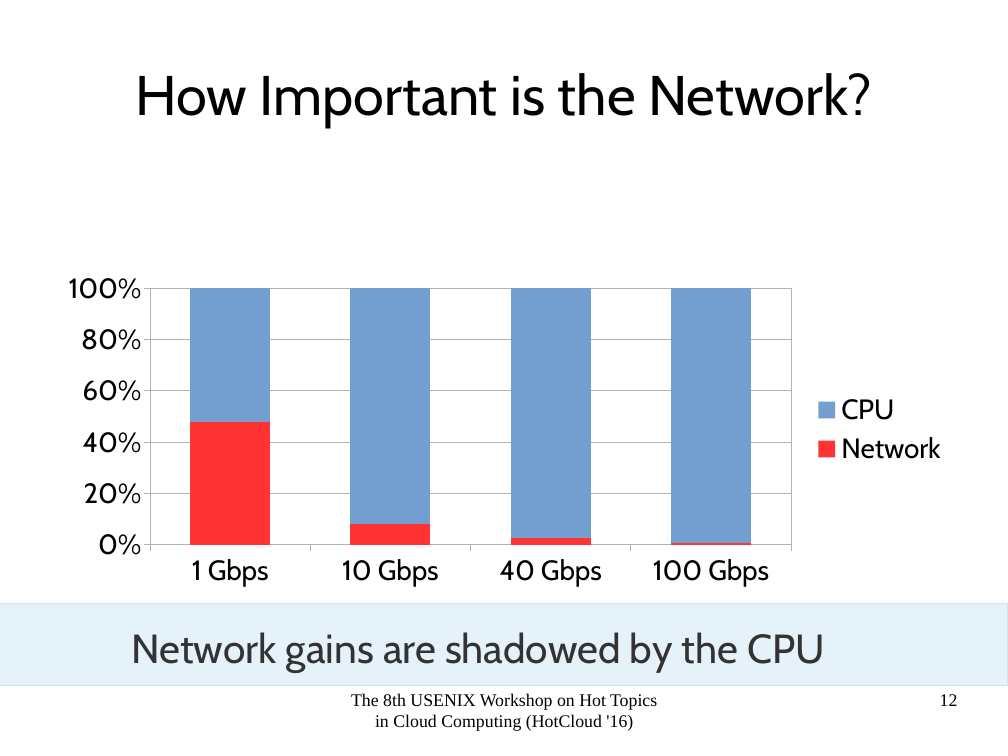
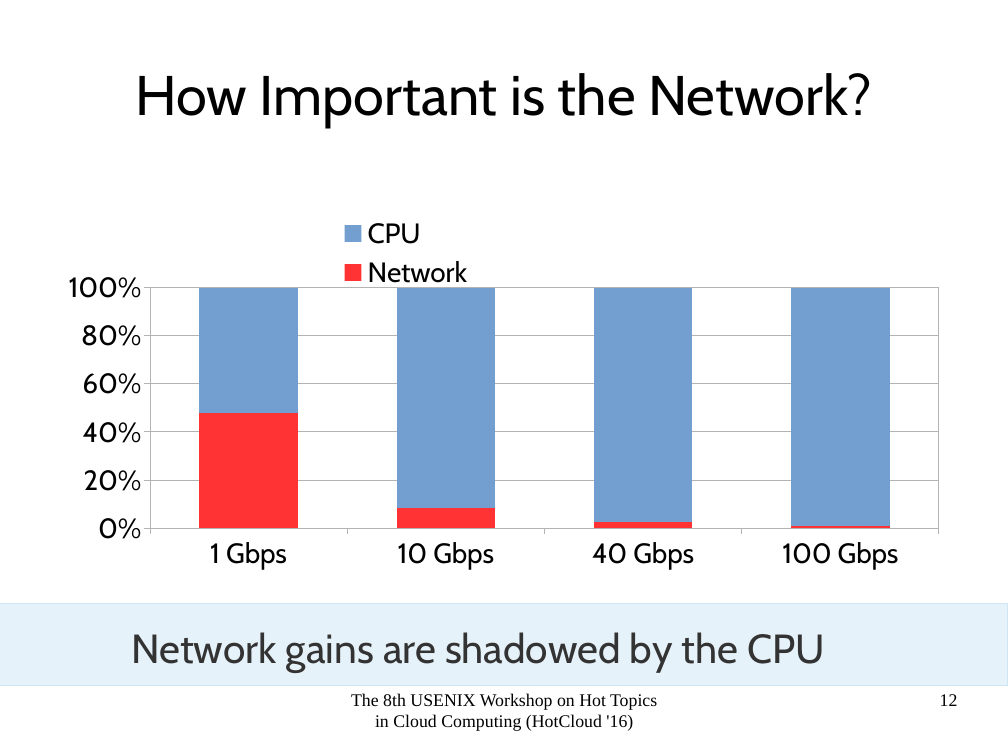
Before and after one commit to apache/incubator-crail-website, a slide deck: slide 12 of _graphix/website.odp. Drawn at 1008x756 pixels with LibreOffice and Linux fonts; fonts in the diff are those of the drawing; background and template pictures are left out. Boxes give left, top, right and bottom in pixels: in the first picture for what was removed or moved away, otherwise in the second. Text is boxed around its words. In the diff, an @@ line names an element or a change of style, - is before the commit and + after.

```diff
--- a/_graphix/website.odp
+++ b/_graphix/website.odp
@@ column stacked 100% chart at bbox=[50, 211, 958, 578] @@
@@ plot area changed @@
@@ column stacked 100% chart: place and size @@
-column stacked 100% chart at bbox=[50, 265, 958, 594]
+column stacked 100% chart at bbox=[50, 211, 958, 578]
```
Also in this commit, not shown: 1 other file.
